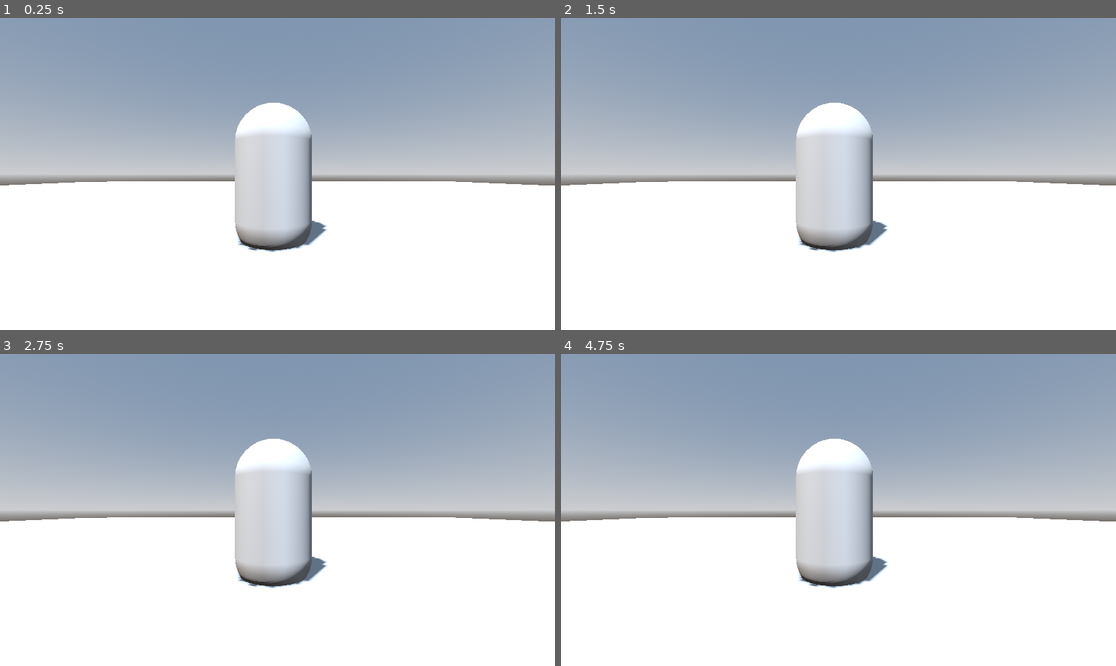
Above: before the commit, frames 1-4 (two rows, left to right).
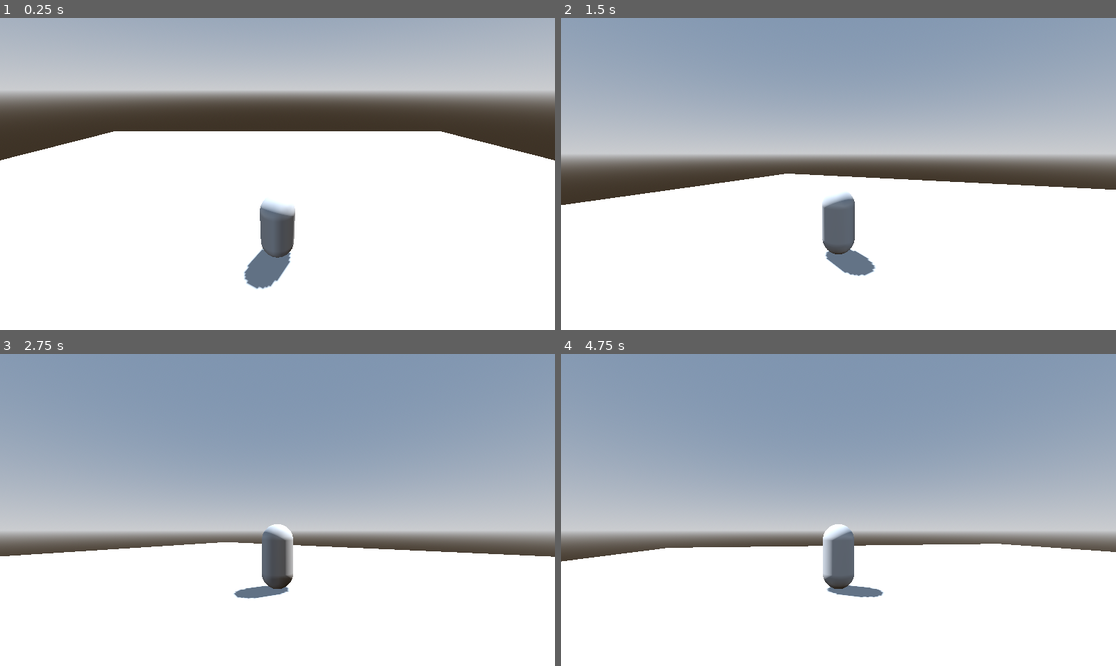
Above: after the commit, the same moments.

Repository: ehabaijaz/the-legend-of-godette
Game: Godot game, scene res://scenes/levels/level.tscn
Two runs of this game, one before a commit and one after it. Both use one fixed random seed, a clock stepped at 60 frames per second and the inputs below.
Inputs (mouse positions are in pixels of both pictures, inside the frame that each line leads up to):
- Up to frame 1 (0.25 s): no input
- Up to frame 2 (1.5 s): tap Enter at 0.5 s; move the mouse to (960, 158) at 0.52 s; hold D (right, bound only after the commit) 0.53-1.28 s; tap Alt at 0.6 s; move the mouse to (727, 189) at 1.27 s; hold S (back, bound only after the commit) from 1.28 s (still down); tap Shift at 1.35 s
- Up to frame 3 (2.75 s): move the mouse to (333, 441) at 2.02 s; release S (back, bound only after the commit) at 2.03 s; hold D (right, bound only after the commit) from 2.03 s (still down); tap Alt at 2.1 s
- Up to frame 4 (4.75 s): move the mouse to (810, 572) at 2.77 s; release D (right, bound only after the commit) at 2.78 s; hold W (forward, bound only after the commit) 2.78-3.53 s; tap Shift at 2.85, 4.35 s; move the mouse to (1005, 556) at 3.52 s; hold A (left, bound only after the commit) from 3.53 s (still down); tap Alt at 3.6 s; move the mouse to (672, 463) at 4.27 s

The runs differ from the first frame. In frame 1, 56% of the frame differs, in the area x 0-100%, y 0-87%; in frame 2, 15%; in frame 3, 16%; in frame 4, 15%.

Commit message:
Player and camera movement

Diff:
--- /dev/null
+++ b/camera_controller.gd
@@ -0,0 +1,16 @@
+extends Node3D
+
+func _process(delta: float) -> void:
+	pass
+
+
+func _input(event: InputEvent) -> void:
+	if event is InputEventMouseMotion:
+		rotate_from_vector(event.relative * 0.005)
+
+
+func rotate_from_vector(v: Vector2):
+	if v.length() == 0: return
+	rotation.y += v.x
+	rotation.x -= v.y
+	rotation.x = clamp(rotation.x, -0.1, 0.1)
--- /dev/null
+++ b/camera_controller.tscn
@@ -0,0 +1,10 @@
+[gd_scene format=3 uid="uid://dipajljl8k3es"]
+
+[ext_resource type="Script" uid="uid://ctevsfwegs5c3" path="res://camera_controller.gd" id="1_8y15a"]
+
+[node name="CameraController" type="Node3D" unique_id=1253904343]
+transform = Transform3D(1, 0, 0, 0, 0.92403734, 0.38230228, 0, -0.38230228, 0.92403734, 0, 0, 0)
+script = ExtResource("1_8y15a")
+
+[node name="Camera3D" type="Camera3D" parent="." unique_id=1432297167]
+transform = Transform3D(1, 0, 0, 0, 1, 0, 0, 0, 1, 0, 2.444398, 6.3309946)
--- a/project.godot
+++ b/project.godot
@@ -12,12 +12,60 @@
 
 config/name="The Legend of Godette"
 run/main_scene="uid://cgg27ckwhb78n"
-config/features=PackedStringArray("4.6", "GL Compatibility")
+config/features=PackedStringArray("4.7", "GL Compatibility")
 config/icon="res://icon.svg"
 
 [editor_plugins]
 
 enabled=PackedStringArray("res://addons/godot_super-wakatime/plugin.cfg")
+
+[input]
+
+left={
+"deadzone": 0.2,
+"events": [Object(InputEventKey,"resource_local_to_scene":false,"resource_name":"","device":-1,"window_id":0,"alt_pressed":false,"shift_pressed":false,"ctrl_pressed":false,"meta_pressed":false,"pressed":false,"keycode":0,"physical_keycode":65,"key_label":0,"unicode":97,"location":0,"echo":false,"script":null)
+]
+}
+right={
+"deadzone": 0.2,
+"events": [Object(InputEventKey,"resource_local_to_scene":false,"resource_name":"","device":-1,"window_id":0,"alt_pressed":false,"shift_pressed":false,"ctrl_pressed":false,"meta_pressed":false,"pressed":false,"keycode":0,"physical_keycode":68,"key_label":0,"unicode":100,"location":0,"echo":false,"script":null)
+]
+}
+forward={
+"deadzone": 0.2,
+"events": [null, Object(InputEventKey,"resource_local_to_scene":false,"resource_name":"","device":-1,"window_id":0,"alt_pressed":false,"shift_pressed":false,"ctrl_pressed":false,"meta_pressed":false,"pressed":false,"keycode":0,"physical_keycode":87,"key_label":0,"unicode":119,"location":0,"echo":false,"script":null)
+]
+}
+back={
+"deadzone": 0.2,
+"events": [Object(InputEventKey,"resource_local_to_scene":false,"resource_name":"","device":-1,"window_id":0,"alt_pressed":false,"shift_pressed":false,"ctrl_pressed":false,"meta_pressed":false,"pressed":false,"keycode":0,"physical_keycode":83,"key_label":0,"unicode":115,"location":0,"echo":false,"script":null)
+]
+}
+jump={
+"deadzone": 0.2,
+"events": [Object(InputEventKey,"resource_local_to_scene":false,"resource_name":"","device":-1,"window_id":0,"alt_pressed":false,"shift_pressed":false,"ctrl_pressed":false,"meta_pressed":false,"pressed":false,"keycode":0,"physical_keycode":32,"key_label":0,"unicode":32,"location":0,"echo":false,"script":null)
+]
+}
+run={
+"deadzone": 0.2,
+"events": [Object(InputEventKey,"resource_local_to_scene":false,"resource_name":"","device":-1,"window_id":0,"alt_pressed":false,"shift_pressed":false,"ctrl_pressed":false,"meta_pressed":false,"pressed":false,"keycode":0,"physical_keycode":4194326,"key_label":0,"unicode":0,"location":0,"echo":false,"script":null)
+]
+}
+"switch spell"={
+"deadzone": 0.2,
+"events": [Object(InputEventKey,"resource_local_to_scene":false,"resource_name":"","device":-1,"window_id":0,"alt_pressed":false,"shift_pressed":false,"ctrl_pressed":false,"meta_pressed":false,"pressed":false,"keycode":0,"physical_keycode":81,"key_label":0,"unicode":113,"location":0,"echo":false,"script":null)
+]
+}
+ability={
+"deadzone": 0.2,
+"events": [Object(InputEventMouseButton,"resource_local_to_scene":false,"resource_name":"","device":-1,"window_id":0,"alt_pressed":false,"shift_pressed":false,"ctrl_pressed":false,"meta_pressed":false,"button_mask":1,"position":Vector2(295, 21),"global_position":Vector2(307, 81),"factor":1.0,"button_index":1,"canceled":false,"pressed":true,"double_click":false,"script":null)
+]
+}
+"switch weapon"={
+"deadzone": 0.2,
+"events": [Object(InputEventMouseButton,"resource_local_to_scene":false,"resource_name":"","device":-1,"window_id":0,"alt_pressed":false,"shift_pressed":false,"ctrl_pressed":false,"meta_pressed":false,"button_mask":4,"position":Vector2(426, 4),"global_position":Vector2(438, 64),"factor":1.0,"button_index":3,"canceled":false,"pressed":true,"double_click":false,"script":null)
+]
+}
 
 [physics]
 
--- /dev/null
+++ b/scenes/entities/player/player.gd
@@ -0,0 +1,11 @@
+extends CharacterBody3D
+
+@export var base_speed := 4.0
+@onready var camera = $CameraController/Camera3D
+
+var movement_input := Vector2.ZERO
+
+func _physics_process(delta: float) -> void:
+	movement_input = Input.get_vector("left", "right", "forward", "back").rotated(-camera.global_rotation.y)
+	velocity = Vector3(movement_input.x, 0, movement_input.y) * base_speed
+	move_and_slide( )
--- a/scenes/entities/player/player.tscn
+++ b/scenes/entities/player/player.tscn
@@ -1,10 +1,14 @@
 [gd_scene format=3 uid="uid://di8lgj5x1rmdm"]
+
+[ext_resource type="Script" uid="uid://cut02y2scx4sr" path="res://scenes/entities/player/player.gd" id="1_1hmtu"]
+[ext_resource type="PackedScene" uid="uid://dipajljl8k3es" path="res://camera_controller.tscn" id="2_635qg"]
 
 [sub_resource type="CapsuleMesh" id="CapsuleMesh_yel1f"]
 
 [sub_resource type="CapsuleShape3D" id="CapsuleShape3D_1hmtu"]
 
 [node name="Player" type="CharacterBody3D" unique_id=761875563]
+script = ExtResource("1_1hmtu")
 
 [node name="MeshInstance3D" type="MeshInstance3D" parent="." unique_id=1050098355]
 transform = Transform3D(1, 0, 0, 0, 1, 0, 0, 0, 1, 0, 1, 0)
@@ -13,3 +17,5 @@
 [node name="CollisionShape3D" type="CollisionShape3D" parent="." unique_id=664789036]
 transform = Transform3D(1, 0, 0, 0, 1, 0, 0, 0, 1, 0, 1, 0)
 shape = SubResource("CapsuleShape3D_1hmtu")
+
+[node name="CameraController" parent="." unique_id=1253904343 instance=ExtResource("2_635qg")]
--- a/scenes/levels/level.tscn
+++ b/scenes/levels/level.tscn
@@ -14,6 +14,9 @@
 sky = SubResource("Sky_b2cq8")
 tonemap_mode = 2
 
+[sub_resource type="BoxShape3D" id="BoxShape3D_377w7"]
+size = Vector3(40, 0.5, 40)
+
 [node name="Level" type="Node3D" unique_id=508047188]
 
 [node name="WorldEnvironment" type="WorldEnvironment" parent="." unique_id=1536823208]
@@ -23,9 +26,6 @@
 transform = Transform3D(-0.8660254, -0.43301278, 0.25, 0, 0.49999997, 0.86602545, -0.50000006, 0.75, -0.43301266, 0, 0, 0)
 shadow_enabled = true
 
-[node name="Camera3D" type="Camera3D" parent="." unique_id=1292824980]
-transform = Transform3D(-0.9998247, 0, 0.01872629, 0, 1, 0, -0.01872629, 0, -0.9998247, 0, 1.0895511, -2.6782827)
-
 [node name="Entities" type="Node3D" parent="." unique_id=1036480871]
 
 [node name="Player" parent="Entities" unique_id=761875563 instance=ExtResource("1_377w7")]
@@ -33,6 +33,10 @@
 [node name="Environment" type="Node3D" parent="." unique_id=327202840]
 
 [node name="StaticBody3D" type="StaticBody3D" parent="Environment" unique_id=1813005969]
+transform = Transform3D(1, 0, 0, 0, 1, 0, 0, 0, 1, 0, -0.26548958, 0)
 
 [node name="CSGBox3D" type="CSGBox3D" parent="Environment/StaticBody3D" unique_id=1121123896]
 size = Vector3(40, 0.5, 40)
+
+[node name="CollisionShape3D" type="CollisionShape3D" parent="Environment/StaticBody3D" unique_id=495135946]
+shape = SubResource("BoxShape3D_377w7")
Not shown, added: camera_controller.gd.uid
Not shown, added: scenes/entities/player/player.gd.uid
